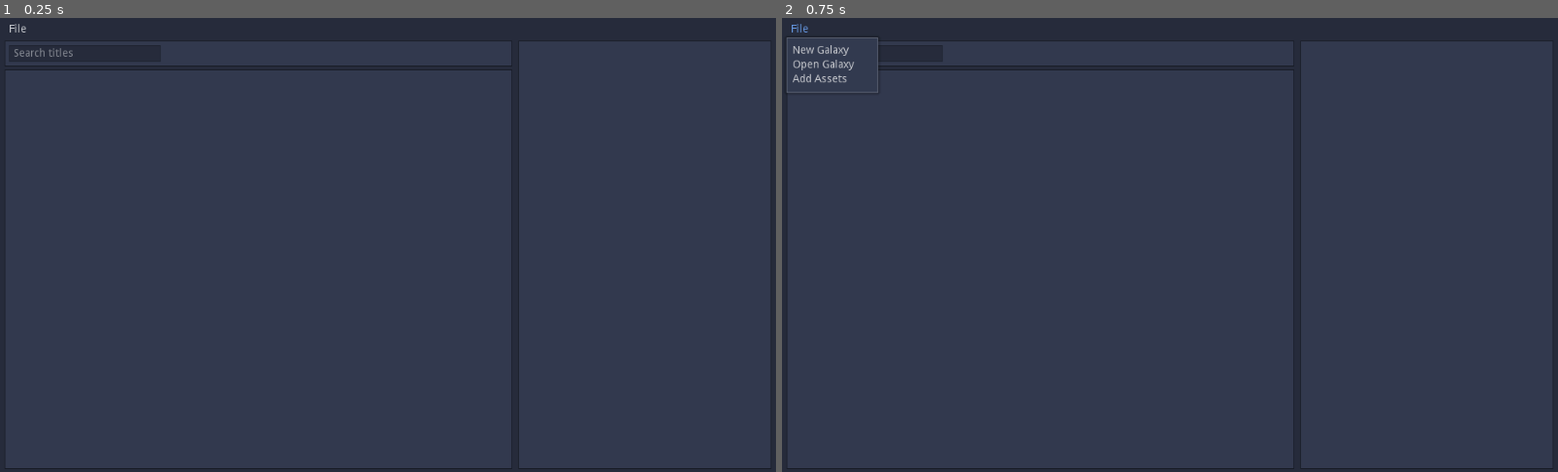
Above: before the commit, frames 1-2 (left to right).
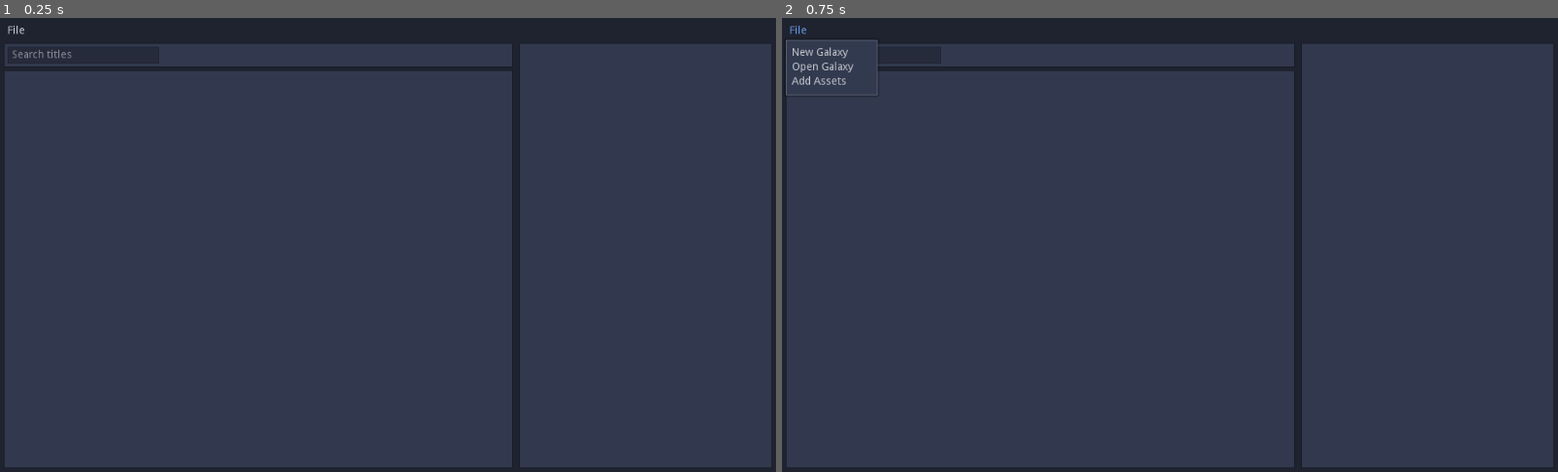
Above: after the commit, the same moments.

Repository: Wcubed/asset_galaxy
Game: Godot game, scene res://scenes/main.tscn
Two runs of this game, one before a commit and one after it. Both use one fixed random seed, a clock stepped at 60 frames per second and the inputs below.
Inputs:
- Up to frame 1 (0.25 s): no input
- Up to frame 2 (0.75 s): click "File" at 0.5 s

The runs differ from the first frame. In frame 1, 1.3% of the frame differs, in the area x 0-100%, y 1-100%; in frame 2, 1.5%.

Commit message:
* Set theme to be project-wide.

Diff:
--- a/godot/project.godot
+++ b/godot/project.godot
@@ -19,6 +19,10 @@
 run/main_scene="res://scenes/main.tscn"
 config/icon="res://icon.png"
 
+[gui]
+
+theme/custom="res://scenes/resources/main_theme.theme"
+
 [rendering]
 
 environment/default_environment="res://default_env.tres"
--- a/godot/scenes/asset_detail_view/asset_detail_view.tscn
+++ b/godot/scenes/asset_detail_view/asset_detail_view.tscn
@@ -1,98 +1,86 @@
-[gd_scene load_steps=5 format=2]
+[gd_scene load_steps=4 format=2]
 
 [ext_resource path="res://scenes/asset_detail_view/asset_detail_view.gd" type="Script" id=1]
-[ext_resource path="res://scenes/resources/panel_variant_01.stylebox" type="StyleBox" id=2]
 [ext_resource path="res://scenes/asset_detail_view/tag_list.tscn" type="PackedScene" id=3]
 [ext_resource path="res://scenes/asset_detail_view/tag_entry.gd" type="Script" id=4]
 
 [node name="AssetDetailView" type="PanelContainer"]
 anchor_right = 1.0
 anchor_bottom = 1.0
-custom_styles/panel = ExtResource( 2 )
 script = ExtResource( 1 )
 __meta__ = {
 "_edit_use_anchors_": false
 }
 
-[node name="MarginContainer" type="MarginContainer" parent="."]
-margin_left = 1.0
-margin_top = 1.0
-margin_right = 1023.0
-margin_bottom = 599.0
-custom_constants/margin_right = 5
-custom_constants/margin_top = 5
-custom_constants/margin_left = 5
-custom_constants/margin_bottom = 5
+[node name="VBoxContainer" type="VBoxContainer" parent="."]
+margin_left = 6.0
+margin_top = 4.0
+margin_right = 1018.0
+margin_bottom = 596.0
 
-[node name="VBoxContainer" type="VBoxContainer" parent="MarginContainer"]
-margin_left = 5.0
-margin_top = 5.0
-margin_right = 1017.0
-margin_bottom = 593.0
-
-[node name="TextureRect" type="TextureRect" parent="MarginContainer/VBoxContainer"]
+[node name="TextureRect" type="TextureRect" parent="VBoxContainer"]
 margin_right = 1012.0
 stretch_mode = 6
 
-[node name="DetailLabel" type="Label" parent="MarginContainer/VBoxContainer"]
+[node name="DetailLabel" type="Label" parent="VBoxContainer"]
 margin_top = 4.0
 margin_right = 1012.0
-margin_bottom = 18.0
+margin_bottom = 26.0
 align = 1
 
-[node name="AllSelectedTagsLabel" type="Label" parent="MarginContainer/VBoxContainer"]
-margin_top = 22.0
+[node name="AllSelectedTagsLabel" type="Label" parent="VBoxContainer"]
+margin_top = 30.0
 margin_right = 1012.0
-margin_bottom = 36.0
+margin_bottom = 52.0
 text = "All selected assets have these tags:"
 
-[node name="TagsAllHaveList" parent="MarginContainer/VBoxContainer" instance=ExtResource( 3 )]
+[node name="TagsAllHaveList" parent="VBoxContainer" instance=ExtResource( 3 )]
 anchor_right = 0.0
 anchor_bottom = 0.0
-margin_top = 40.0
+margin_top = 56.0
 margin_right = 1012.0
-margin_bottom = 40.0
+margin_bottom = 56.0
 
-[node name="SomeSelectedTagsLabel" type="Label" parent="MarginContainer/VBoxContainer"]
-margin_top = 44.0
+[node name="SomeSelectedTagsLabel" type="Label" parent="VBoxContainer"]
+margin_top = 60.0
 margin_right = 1012.0
-margin_bottom = 58.0
+margin_bottom = 82.0
 text = "Some selected assets have these tags:"
 
-[node name="TagsSomeHaveList" parent="MarginContainer/VBoxContainer" instance=ExtResource( 3 )]
+[node name="TagsSomeHaveList" parent="VBoxContainer" instance=ExtResource( 3 )]
 anchor_right = 0.0
 anchor_bottom = 0.0
-margin_top = 62.0
+margin_top = 86.0
 margin_right = 1012.0
-margin_bottom = 62.0
+margin_bottom = 86.0
 
-[node name="TagEntry" type="LineEdit" parent="MarginContainer/VBoxContainer"]
-margin_top = 66.0
+[node name="TagEntry" type="LineEdit" parent="VBoxContainer"]
+margin_top = 90.0
 margin_right = 1012.0
-margin_bottom = 90.0
+margin_bottom = 112.0
 context_menu_enabled = false
 clear_button_enabled = true
 placeholder_text = "Add tag"
 script = ExtResource( 4 )
 
-[node name="TagAutocompletePopup" type="PopupMenu" parent="MarginContainer/VBoxContainer/TagEntry"]
+[node name="TagAutocompletePopup" type="PopupMenu" parent="VBoxContainer/TagEntry"]
 margin_right = 20.0
 margin_bottom = 20.0
 focus_mode = 0
 
-[node name="Spacer" type="Control" parent="MarginContainer/VBoxContainer"]
-margin_top = 94.0
+[node name="Spacer" type="Control" parent="VBoxContainer"]
+margin_top = 116.0
 margin_right = 1012.0
-margin_bottom = 564.0
+margin_bottom = 566.0
 size_flags_vertical = 3
 __meta__ = {
 "_edit_use_anchors_": false
 }
 
-[node name="DeleteButton" type="Button" parent="MarginContainer/VBoxContainer"]
-margin_top = 568.0
+[node name="DeleteButton" type="Button" parent="VBoxContainer"]
+margin_top = 570.0
 margin_right = 1012.0
-margin_bottom = 588.0
+margin_bottom = 592.0
 __meta__ = {
 "_edit_use_anchors_": false
 }
@@ -105,13 +93,13 @@
 popup_exclusive = true
 window_title = "Are you sure?"
 dialog_text = "Really delete the selected assets? This cannot be undone!"
-[connection signal="remove_tag_requested" from="MarginContainer/VBoxContainer/TagsAllHaveList" to="." method="_on_remove_tag_requested"]
-[connection signal="remove_tag_requested" from="MarginContainer/VBoxContainer/TagsSomeHaveList" to="." method="_on_remove_tag_requested"]
-[connection signal="focus_exited" from="MarginContainer/VBoxContainer/TagEntry" to="MarginContainer/VBoxContainer/TagEntry" method="_on_TagEntry_focus_exited"]
-[connection signal="text_changed" from="MarginContainer/VBoxContainer/TagEntry" to="MarginContainer/VBoxContainer/TagEntry" method="_on_text_changed"]
-[connection signal="text_entered" from="MarginContainer/VBoxContainer/TagEntry" to="." method="_on_TagEntry_text_entered"]
-[connection signal="gui_input" from="MarginContainer/VBoxContainer/TagEntry/TagAutocompletePopup" to="MarginContainer/VBoxContainer/TagEntry" method="_on_TagAutocompletePopup_gui_input"]
-[connection signal="id_pressed" from="MarginContainer/VBoxContainer/TagEntry/TagAutocompletePopup" to="MarginContainer/VBoxContainer/TagEntry" method="_on_TagAutocompletePopup_id_pressed"]
-[connection signal="index_pressed" from="MarginContainer/VBoxContainer/TagEntry/TagAutocompletePopup" to="MarginContainer/VBoxContainer/TagEntry" method="_on_TagAutocompletePopup_index_pressed"]
-[connection signal="pressed" from="MarginContainer/VBoxContainer/DeleteButton" to="." method="_on_DeleteButton_pressed"]
+[connection signal="remove_tag_requested" from="VBoxContainer/TagsAllHaveList" to="." method="_on_remove_tag_requested"]
+[connection signal="remove_tag_requested" from="VBoxContainer/TagsSomeHaveList" to="." method="_on_remove_tag_requested"]
+[connection signal="focus_exited" from="VBoxContainer/TagEntry" to="VBoxContainer/TagEntry" method="_on_TagEntry_focus_exited"]
+[connection signal="text_changed" from="VBoxContainer/TagEntry" to="VBoxContainer/TagEntry" method="_on_text_changed"]
+[connection signal="text_entered" from="VBoxContainer/TagEntry" to="." method="_on_TagEntry_text_entered"]
+[connection signal="gui_input" from="VBoxContainer/TagEntry/TagAutocompletePopup" to="VBoxContainer/TagEntry" method="_on_TagAutocompletePopup_gui_input"]
+[connection signal="id_pressed" from="VBoxContainer/TagEntry/TagAutocompletePopup" to="VBoxContainer/TagEntry" method="_on_TagAutocompletePopup_id_pressed"]
+[connection signal="index_pressed" from="VBoxContainer/TagEntry/TagAutocompletePopup" to="VBoxContainer/TagEntry" method="_on_TagAutocompletePopup_index_pressed"]
+[connection signal="pressed" from="VBoxContainer/DeleteButton" to="." method="_on_DeleteButton_pressed"]
 [connection signal="confirmed" from="ConfirmDeleteDialog" to="." method="_on_ConfirmDeleteDialog_confirmed"]
--- a/godot/scenes/central_view/asset_grid.gd
+++ b/godot/scenes/central_view/asset_grid.gd
@@ -10,7 +10,7 @@
 #       having to adjust this value manually to the cell width.
 var desired_cell_width: float = 105
 
-onready var asset_grid: GridContainer = $MarginContainer/AssetGridContainer
+onready var asset_grid: GridContainer = $AssetGridContainer
 
 # Called when the node enters the scene tree for the first time.
 func _ready():
--- a/godot/scenes/central_view/asset_search.gd
+++ b/godot/scenes/central_view/asset_search.gd
@@ -9,8 +9,8 @@
 # sees the confirmation dialog.
 var _requested_tag_id_to_delete := 0
 
-onready var _search_edit: LineEdit = $MarginContainer/SearchContainer/SearchEdit
-onready var _tag_flow_container: Container = $MarginContainer/SearchContainer/TagFlowContainer
+onready var _search_edit: LineEdit = $SearchContainer/SearchEdit
+onready var _tag_flow_container: Container = $SearchContainer/TagFlowContainer
 onready var _tag_delete_confirm_dialog: Popup = $TagDeleteConfirmDialog
 
 
--- a/godot/scenes/central_view/asset_search.tscn
+++ b/godot/scenes/central_view/asset_search.tscn
@@ -1,46 +1,34 @@
-[gd_scene load_steps=4 format=2]
+[gd_scene load_steps=3 format=2]
 
-[ext_resource path="res://scenes/resources/panel_variant_01.stylebox" type="StyleBox" id=1]
 [ext_resource path="res://scenes/flow_container/flow_container.gd" type="Script" id=2]
 [ext_resource path="res://scenes/central_view/asset_search.gd" type="Script" id=3]
 
 [node name="AssetSearch" type="PanelContainer"]
 anchor_right = 1.0
 anchor_bottom = 1.0
-custom_styles/panel = ExtResource( 1 )
 script = ExtResource( 3 )
 __meta__ = {
 "_edit_use_anchors_": false
 }
 
-[node name="MarginContainer" type="MarginContainer" parent="."]
-margin_left = 1.0
-margin_top = 1.0
-margin_right = 1023.0
-margin_bottom = 599.0
-custom_constants/margin_right = 5
-custom_constants/margin_top = 5
-custom_constants/margin_left = 5
-custom_constants/margin_bottom = 5
+[node name="SearchContainer" type="HBoxContainer" parent="."]
+margin_left = 6.0
+margin_top = 4.0
+margin_right = 1018.0
+margin_bottom = 596.0
 
-[node name="SearchContainer" type="HBoxContainer" parent="MarginContainer"]
-margin_left = 5.0
-margin_top = 5.0
-margin_right = 1017.0
-margin_bottom = 593.0
-
-[node name="SearchEdit" type="LineEdit" parent="MarginContainer/SearchContainer"]
+[node name="SearchEdit" type="LineEdit" parent="SearchContainer"]
 margin_right = 200.0
-margin_bottom = 588.0
+margin_bottom = 592.0
 rect_min_size = Vector2( 200, 0 )
 placeholder_text = "Search titles"
 caret_blink = true
 caret_blink_speed = 0.5
 
-[node name="TagFlowContainer" type="Container" parent="MarginContainer/SearchContainer"]
+[node name="TagFlowContainer" type="Container" parent="SearchContainer"]
 margin_left = 204.0
 margin_right = 1012.0
-margin_bottom = 588.0
+margin_bottom = 592.0
 size_flags_horizontal = 3
 script = ExtResource( 2 )
 horizontal_margin = 10.0
@@ -51,5 +39,5 @@
 margin_right = 201.0
 margin_bottom = 71.0
 window_title = "Are you sure?"
-[connection signal="text_changed" from="MarginContainer/SearchContainer/SearchEdit" to="." method="_on_SeachEdit_text_changed"]
+[connection signal="text_changed" from="SearchContainer/SearchEdit" to="." method="_on_SeachEdit_text_changed"]
 [connection signal="confirmed" from="TagDeleteConfirmDialog" to="." method="_on_TagDeleteConfirmDialog_confirmed"]
--- a/godot/scenes/central_view/central_view.tscn
+++ b/godot/scenes/central_view/central_view.tscn
@@ -1,8 +1,7 @@
-[gd_scene load_steps=5 format=2]
+[gd_scene load_steps=4 format=2]
 
 [ext_resource path="res://scenes/central_view/central_view.gd" type="Script" id=1]
 [ext_resource path="res://scenes/central_view/asset_grid.gd" type="Script" id=2]
-[ext_resource path="res://scenes/resources/panel_variant_01.stylebox" type="StyleBox" id=3]
 [ext_resource path="res://scenes/central_view/asset_search.tscn" type="PackedScene" id=4]
 
 [node name="CentralView" type="VBoxContainer"]
@@ -19,40 +18,25 @@
 anchor_right = 0.0
 anchor_bottom = 0.0
 margin_right = 1024.0
-margin_bottom = 36.0
+margin_bottom = 32.0
 
 [node name="PanelContainer2" type="PanelContainer" parent="."]
-margin_top = 40.0
+margin_top = 36.0
 margin_right = 1024.0
 margin_bottom = 600.0
 size_flags_vertical = 3
-custom_styles/panel = ExtResource( 3 )
 
 [node name="AssetGrid" type="ScrollContainer" parent="PanelContainer2"]
-margin_left = 1.0
-margin_top = 1.0
-margin_right = 1023.0
+margin_left = 5.0
+margin_top = 5.0
+margin_right = 1019.0
 margin_bottom = 559.0
 size_flags_horizontal = 9
 size_flags_vertical = 3
 follow_focus = true
 script = ExtResource( 2 )
 
-[node name="MarginContainer" type="MarginContainer" parent="PanelContainer2/AssetGrid"]
-margin_right = 1022.0
-margin_bottom = 558.0
-size_flags_horizontal = 3
-size_flags_vertical = 3
-custom_constants/margin_right = 2
-custom_constants/margin_top = 2
-custom_constants/margin_left = 2
-custom_constants/margin_bottom = 2
-
-[node name="AssetGridContainer" type="GridContainer" parent="PanelContainer2/AssetGrid/MarginContainer"]
-margin_left = 2.0
-margin_top = 2.0
-margin_right = 1020.0
-margin_bottom = 556.0
+[node name="AssetGridContainer" type="GridContainer" parent="PanelContainer2/AssetGrid"]
 custom_constants/vseparation = 0
 custom_constants/hseparation = 0
 [connection signal="column_amount_changed" from="PanelContainer2/AssetGrid" to="." method="_on_AssetScrollContainer_column_amount_changed"]
--- a/godot/scenes/main.tscn
+++ b/godot/scenes/main.tscn
@@ -1,6 +1,6 @@
 [gd_scene load_steps=7 format=2]
 
-[ext_resource path="res://scenes/resources/main_theme.theme" type="Theme" id=1]
+[ext_resource path="res://scenes/resources/panel_variant_01.stylebox" type="StyleBox" id=1]
 [ext_resource path="res://scenes/file_menu.gd" type="Script" id=2]
 [ext_resource path="res://scenes/main.gd" type="Script" id=3]
 [ext_resource path="res://scenes/central_view/central_view.tscn" type="PackedScene" id=4]
@@ -10,7 +10,6 @@
 [node name="Main" type="Control"]
 anchor_right = 1.0
 anchor_bottom = 1.0
-theme = ExtResource( 1 )
 script = ExtResource( 3 )
 __meta__ = {
 "_edit_use_anchors_": false
@@ -19,44 +18,45 @@
 [node name="MainPanel" type="PanelContainer" parent="."]
 anchor_right = 1.0
 anchor_bottom = 1.0
+custom_styles/panel = ExtResource( 1 )
 __meta__ = {
 "_edit_use_anchors_": false
 }
 
 [node name="VBoxContainer" type="VBoxContainer" parent="MainPanel"]
-margin_left = 6.0
-margin_top = 4.0
-margin_right = 1018.0
-margin_bottom = 596.0
+margin_left = 5.0
+margin_top = 5.0
+margin_right = 1019.0
+margin_bottom = 595.0
 
 [node name="MenuBar" type="HBoxContainer" parent="MainPanel/VBoxContainer"]
-margin_right = 1012.0
-margin_bottom = 22.0
+margin_right = 1014.0
+margin_bottom = 24.0
 
 [node name="FileMenu" type="MenuButton" parent="MainPanel/VBoxContainer/MenuBar"]
-margin_right = 35.0
-margin_bottom = 22.0
+margin_right = 33.0
+margin_bottom = 24.0
 text = "File"
 script = ExtResource( 2 )
 
 [node name="HSplitContainer" type="HSplitContainer" parent="MainPanel/VBoxContainer"]
-margin_top = 26.0
-margin_right = 1012.0
-margin_bottom = 592.0
+margin_top = 28.0
+margin_right = 1014.0
+margin_bottom = 590.0
 size_flags_vertical = 3
 
 [node name="CentralView" parent="MainPanel/VBoxContainer/HSplitContainer" instance=ExtResource( 4 )]
 anchor_right = 0.0
 anchor_bottom = 0.0
-margin_right = 670.0
-margin_bottom = 566.0
+margin_right = 672.0
+margin_bottom = 562.0
 
 [node name="AssetDetailView" parent="MainPanel/VBoxContainer/HSplitContainer" instance=ExtResource( 6 )]
 anchor_right = 0.0
 anchor_bottom = 0.0
-margin_left = 678.0
-margin_right = 1012.0
-margin_bottom = 566.0
+margin_left = 680.0
+margin_right = 1014.0
+margin_bottom = 562.0
 size_flags_horizontal = 3
 size_flags_stretch_ratio = 0.5
 
Binary file changed: godot/scenes/resources/main_theme.theme
Binary file changed: godot/scenes/resources/panel_variant_01.stylebox
